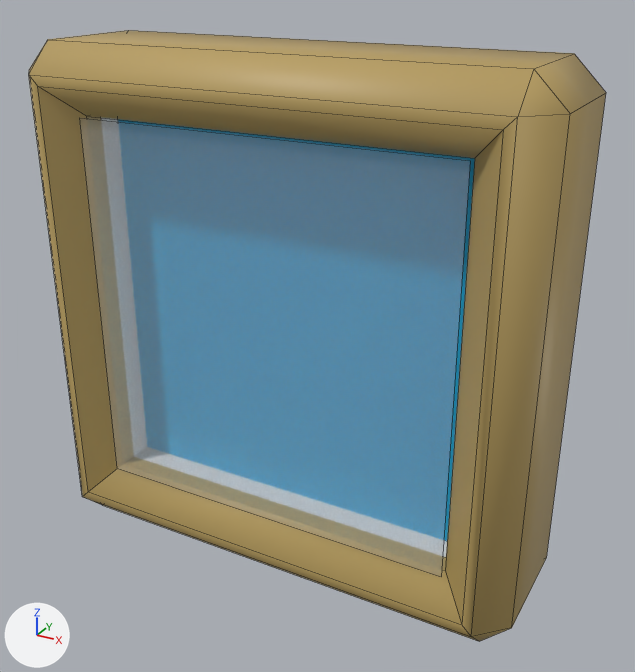
Renders of the Blender file packages/frontend/assets/room/objects/picture-frame/picture-frame.blend from each side of a commit.
One viewpoint serves both versions: a 50 mm lens placed at (0.0424, -0.0784, 0.035), pointed at (0.0029, -0.0064, -0.001). The lights are fixed; the arrows at lower left show +X, +Y and +Z. The older version comes first. Mesh edges are drawn as thin lines.

The first picture shows '__X_COVER__Cover', '__X_FRAME__Frame.Bevel', '__X_MAT__Mat', '__X_PICTURE__Picture'.
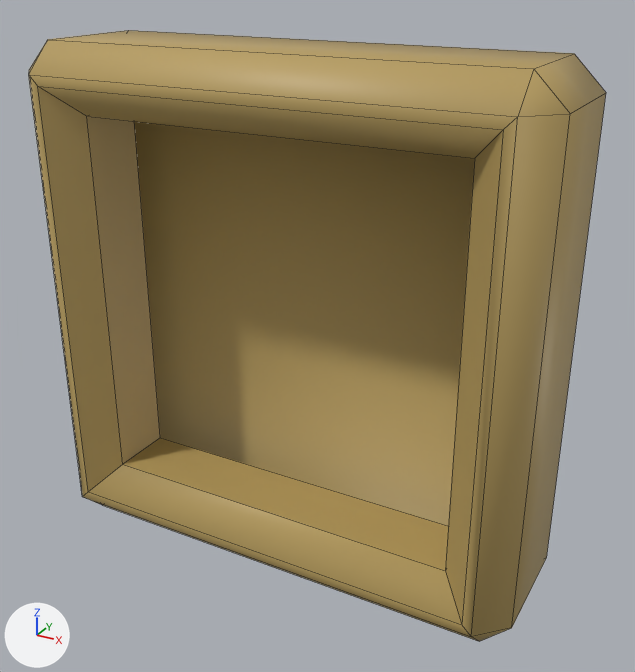
What differs and where, as boxes [x1, y1, x2, y2] in the pictures (635 x 672 px):
'__X_COVER__Cover', hidden
    before: [80, 118, 470, 577]
'__X_PICTURE__Picture', hidden (mostly hidden)
    before: [118, 119, 475, 541]
'__X_MAT__Mat', hidden (mostly hidden)
    before: [101, 118, 447, 557]

The edits, one by one:
Object '__X_MAT__Mat' (ob_x_mat__mat) is now hidden.
Object '__X_COVER__Cover' (ob_x_cover__cover) is now hidden.
Object '__X_PICTURE__Picture' (ob_x_picture__picture) is now hidden.
